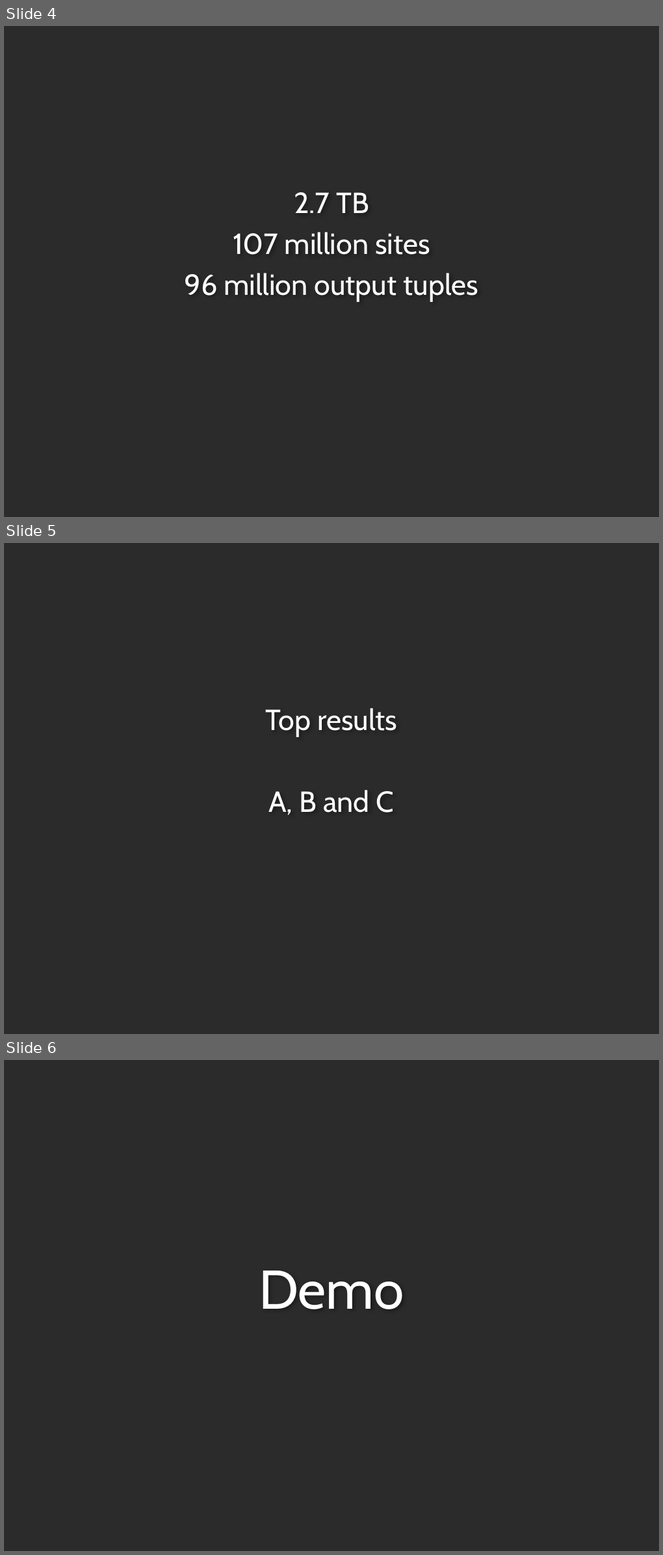
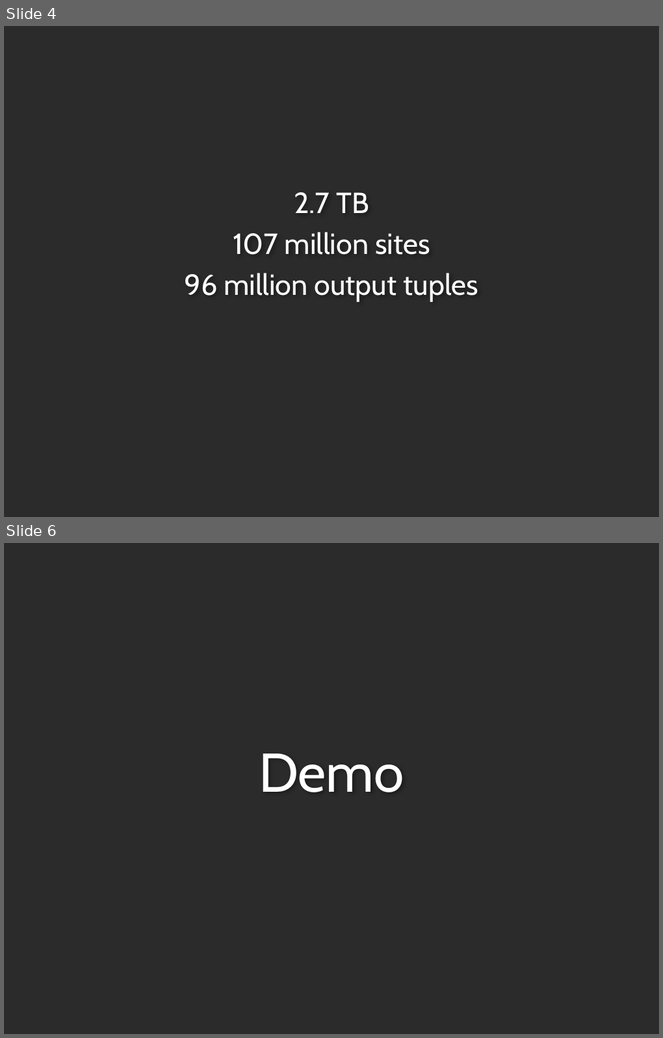
Before and after one commit to haneev/linker, a slide deck: doc/presentation.pptx. Shown one above the other, each under a label of ours: slides 4, 5 and 6 before the commit, slides 4 and 6 after it; the slides between them are not shown. The pictures are 663x1555 and 663x1038 pixels, drawn with LibreOffice and Linux fonts; fonts in the diff are those of the drawing; background and template pictures are left out; a plain dark background stands for a picture behind light text. Boxes give left, top, right and bottom in pixels: in the first picture for what was removed or moved away, otherwise in the second. Text is boxed around its words. In the diff, an @@ line names an element or a change of style, - is before the commit and + after.

```diff
--- a/doc/presentation.pptx
+++ b/doc/presentation.pptx
@@ slide 5 removed at [4,543,659,1034], background picture (left out) @@
@@ text removed at [265,708,398,815] @@
-Top results
-A, B and C
```
Also in this commit, not shown: 1 slide added, 4 other files.
